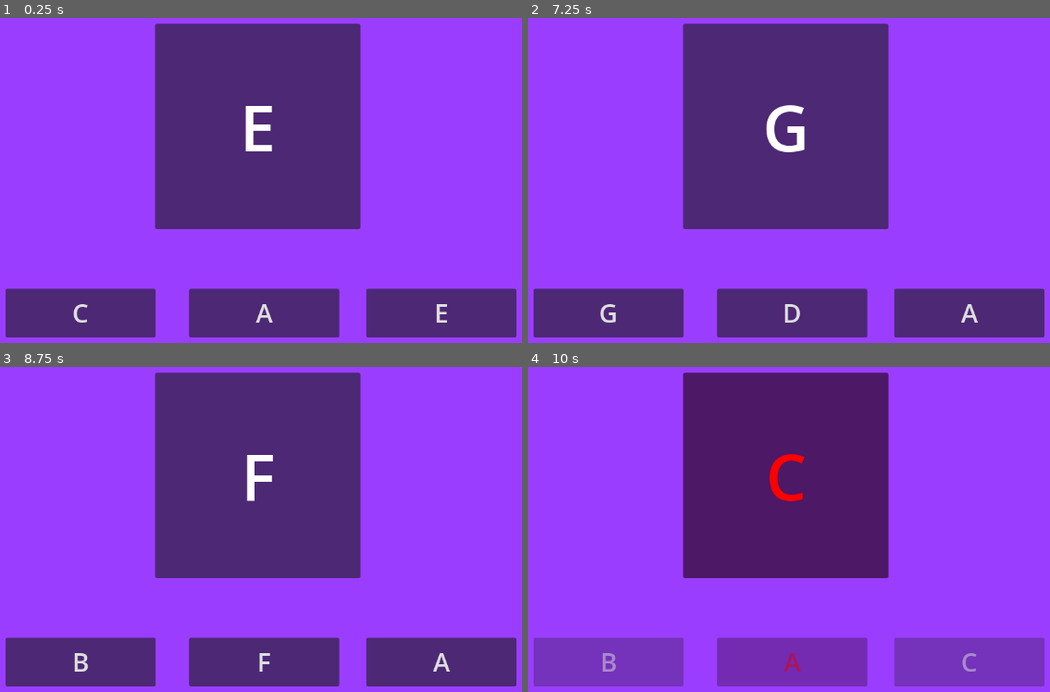
Above: before the commit, frames 1-4 (two rows, left to right).
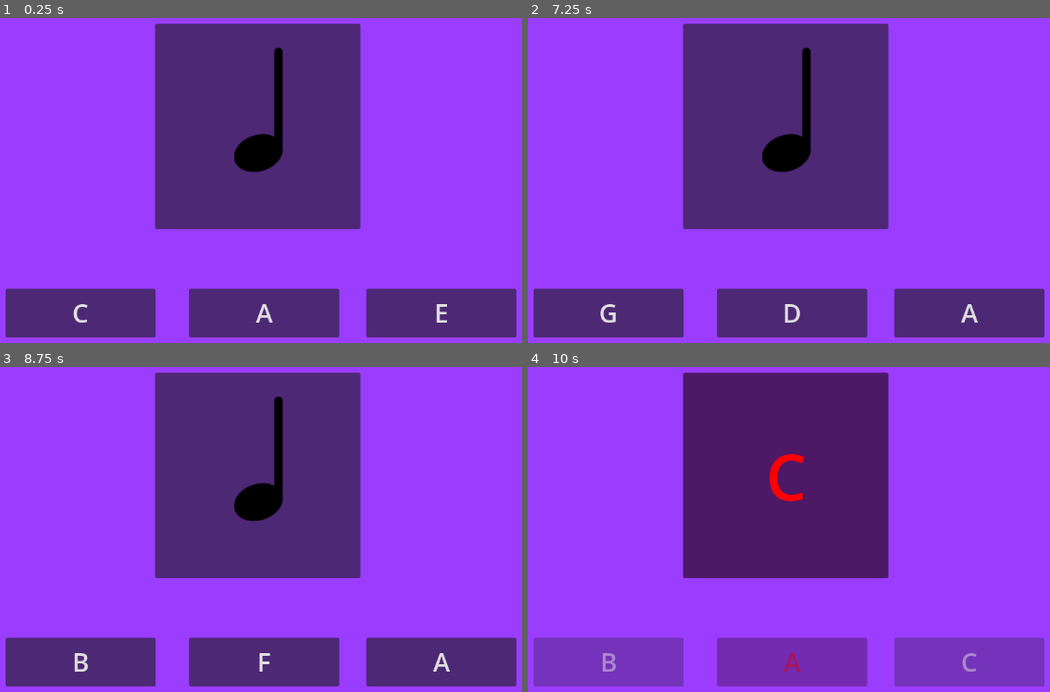
Above: after the commit, the same moments.

Repository: firesmoker/flashcards1
Game: Godot game, scene res://scenes/game.tscn
The game is run twice, just before and just after one commit, with the same random seed, the same clock (stepped at 60 frames per second) and the same inputs. The engine's default icon, where the game draws it, is replaced by a stand-in: a white triangle on a blue panel in a dark square.
Inputs:
- Up to frame 1 (0.25 s): no input
- Up to frame 2 (7.25 s): click "C" at 0.5 s; click "F" at 1.25 s; click "B" at 2 s; click "D" at 2.75 s; click "F" at 3.5 s; click "A" at 4.25 s; click "E" at 5 s; click "G" at 5.75 s; click "C" at 6.5 s
- Up to frame 3 (8.75 s): click "G" at 7.25 s; click "B" at 8 s
- Up to frame 4 (10 s): click "A" at 8.75 s; click "A" at 9.5 s

The runs differ from the first frame. In frame 1, 1.7% of the frame differs, in the area x 44-55%, y 9-48%; in frame 2, 1.7%; in frame 3, 1.6%; in frame 4, nothing differs.

Commit message:
show note

Diff:
--- a/project.godot
+++ b/project.godot
@@ -22,3 +22,4 @@
 [display]
 
 window/size/always_on_top=true
+window/handheld/orientation=6
--- a/scenes/game.tscn
+++ b/scenes/game.tscn
@@ -1,8 +1,9 @@
-[gd_scene load_steps=6 format=3 uid="uid://ltddoqjoj2tw"]
+[gd_scene load_steps=7 format=3 uid="uid://ltddoqjoj2tw"]
 
 [ext_resource type="Script" uid="uid://c07k4f0olalll" path="res://scripts/note_button.gd" id="1_lnu2h"]
-[ext_resource type="Texture2D" uid="uid://exkv15835qj7" path="res://icon.svg" id="1_uwrxv"]
+[ext_resource type="Texture2D" uid="uid://dw0n7331gd7l0" path="res://NoteRootRegular_Normal.png" id="2_lnu2h"]
 [ext_resource type="Script" uid="uid://jrd0g2onaav4" path="res://scripts/game_manager.gd" id="2_yqjtg"]
+[ext_resource type="Texture2D" uid="uid://dcvtbkoitk6pw" path="res://LedgerLine.png" id="3_lbhrr"]
 
 [sub_resource type="StyleBoxFlat" id="StyleBoxFlat_lnu2h"]
 bg_color = Color(0.607093, 0.240481, 1, 1)
@@ -84,14 +85,25 @@
 grow_horizontal = 2
 grow_vertical = 2
 
-[node name="TextureRect" type="TextureRect" parent="UI/NoteDisplay"]
-visible = false
+[node name="NoteImage" type="TextureRect" parent="UI/NoteDisplay"]
+modulate = Color(0, 0, 0, 1)
 layout_mode = 0
-offset_left = 98.0
-offset_top = 96.0
-offset_right = 226.0
-offset_bottom = 224.0
-texture = ExtResource("1_uwrxv")
+offset_left = 123.0
+offset_top = 171.0
+offset_right = 199.0
+offset_bottom = 231.0
+texture = ExtResource("2_lnu2h")
+expand_mode = 3
+
+[node name="TextureRect" type="TextureRect" parent="UI/NoteDisplay/NoteImage"]
+layout_mode = 0
+offset_left = 54.0
+offset_top = 42.0
+offset_right = 250.0
+offset_bottom = 71.0
+rotation = -1.5708
+texture = ExtResource("3_lbhrr")
+metadata/_edit_lock_ = true
 
 [node name="NoteName" type="Label" parent="UI/NoteDisplay"]
 layout_mode = 1
@@ -110,6 +122,7 @@
 text = "A"
 horizontal_alignment = 1
 vertical_alignment = 1
+metadata/_edit_lock_ = true
 
 [node name="GameManager" type="Node2D" parent="."]
 unique_name_in_owner = true
--- a/scripts/game_manager.gd
+++ b/scripts/game_manager.gd
@@ -5,12 +5,14 @@
 @onready var note_display: Panel = $"../UI/NoteDisplay"
 @onready var note_name: Label = $"../UI/NoteDisplay/NoteName"
 @onready var note_buttons: Control = $"../UI/NoteButtons"
+@onready var note_image: TextureRect = $"../UI/NoteDisplay/NoteImage"
 var current_note_buttons: Array
 signal ready_for_next_level
 signal success
 signal fail
 
 func _ready() -> void:
+	#DisplayServer.screen_set_orientation(DisplayServer.ScreenOrientation.SCREEN_LANDSCAPE)
 	current_note_buttons = note_buttons.get_children()
 	set_level(create_random_level_notes())
 
@@ -18,6 +20,11 @@
 func change_level_note(new_note: String) -> void:
 	current_note = new_note
 	note_name.text = current_note
+
+
+func toggle_note_name(toggle: bool) -> void:
+	note_name.visible = toggle
+	note_image.visible = !toggle
 
 
 func determine_success(button_pressed: Button) -> bool:
@@ -44,6 +51,7 @@
 
 func get_user_input(selected_note: String, button_pressed: Button) -> void:
 	print(button_pressed)
+	toggle_note_name(true)
 	disable_buttons()
 	recieved_note = selected_note
 	determine_success(button_pressed)
@@ -53,6 +61,7 @@
 
 
 func set_level(level_array: Array[String]) -> void:
+	toggle_note_name(false)
 	change_level_note(level_array[randi_range(0,level_array.size()-1)])
 	change_level_note_buttons(level_array)
 
Binary file added: LedgerLine.png
Not shown, added: LedgerLine.png.import
Binary file added: NoteRootRegular_Normal.png
Not shown, added: NoteRootRegular_Normal.png.import
